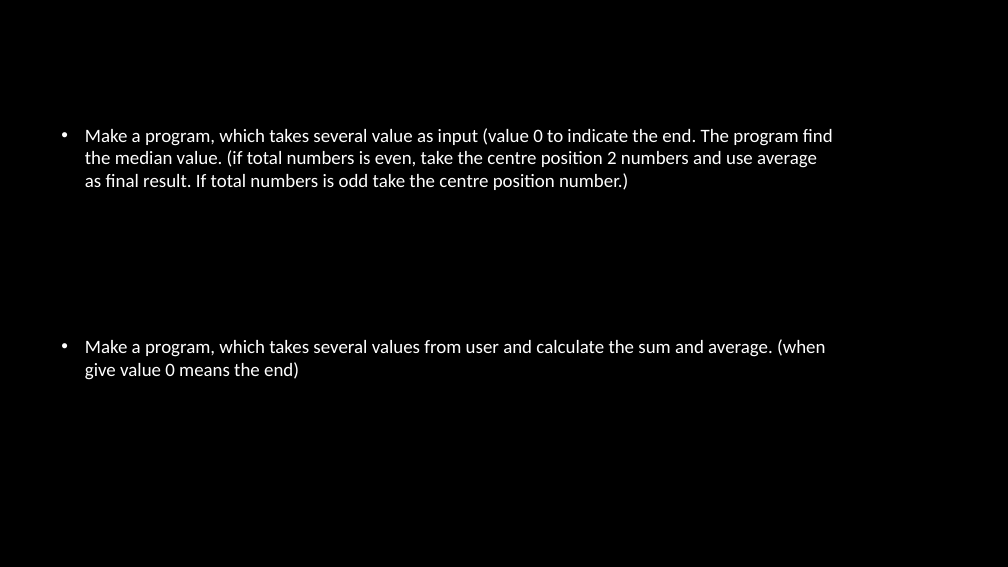
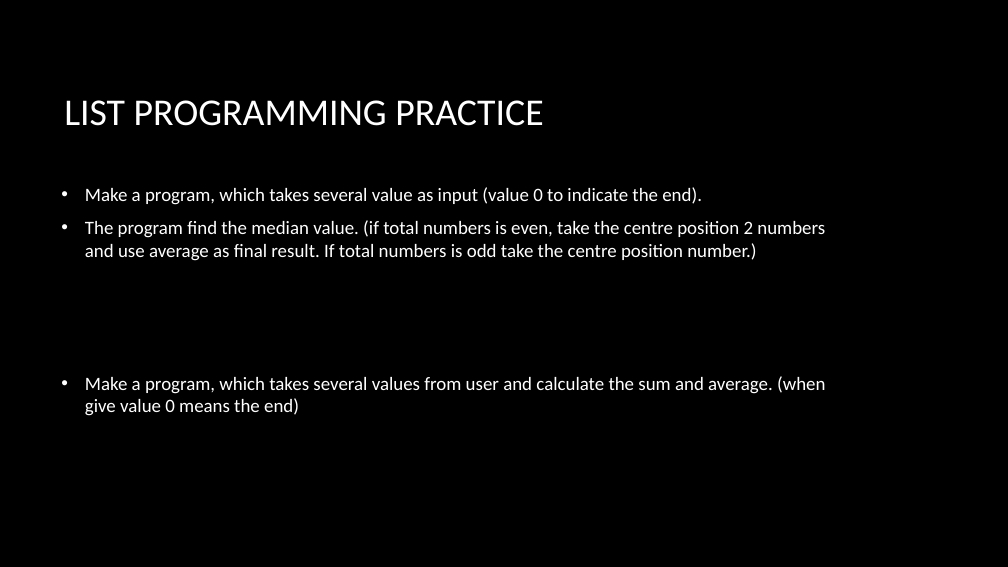
Before and after one commit to bon-netizen/Python-Class-Beginner, a slide deck: slide 4 of Py B - unit 3p.pptx. Drawn at 1008x567 pixels with LibreOffice and Linux fonts; fonts in the diff are those of the drawing; background and template pictures are left out. Boxes give left, top, right and bottom in pixels: in the first picture for what was removed or moved away, otherwise in the second. Text is boxed around its words. In the diff, an @@ line names an element or a change of style, - is before the commit and + after.

Commit message:
add practice

```diff
--- a/Py B - unit 3p.pptx
+++ b/Py B - unit 3p.pptx
@@ title added at [64,100,543,126], 36 pt, text #FFFFFF @@
+LIST PROGRAMMING PRACTICE
@@ text "Make a program, which takes ...": place and size @@
-text "Make a program, which takes ..." at [85,128,833,380]
+text "Make a program, which takes ..." at [85,187,825,416]
@@ text at [85,187,825,261]: text changed @@
-• Make a program, which takes several value as input (value 0 to indicate the end. The program find the median value. (if total numbers is even, take the centre position 2 numbers and use average as final result. If total numbers is odd take the centre position number.)
+• Make a program, which takes several value as input (value 0 to indicate the end).
+• The program find the median value. (if total numbers is even, take the centre position 2 numbers and use average as final result. If total numbers is odd take the centre position number.)
```
Also in this commit, not shown: 1 other slide changed, 1 other file.
